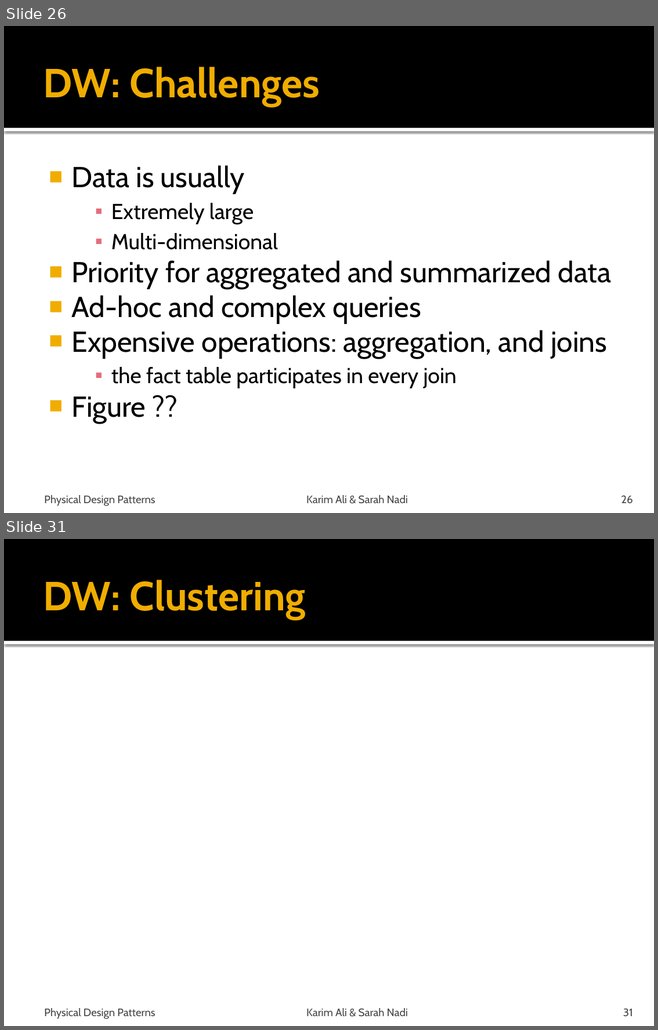
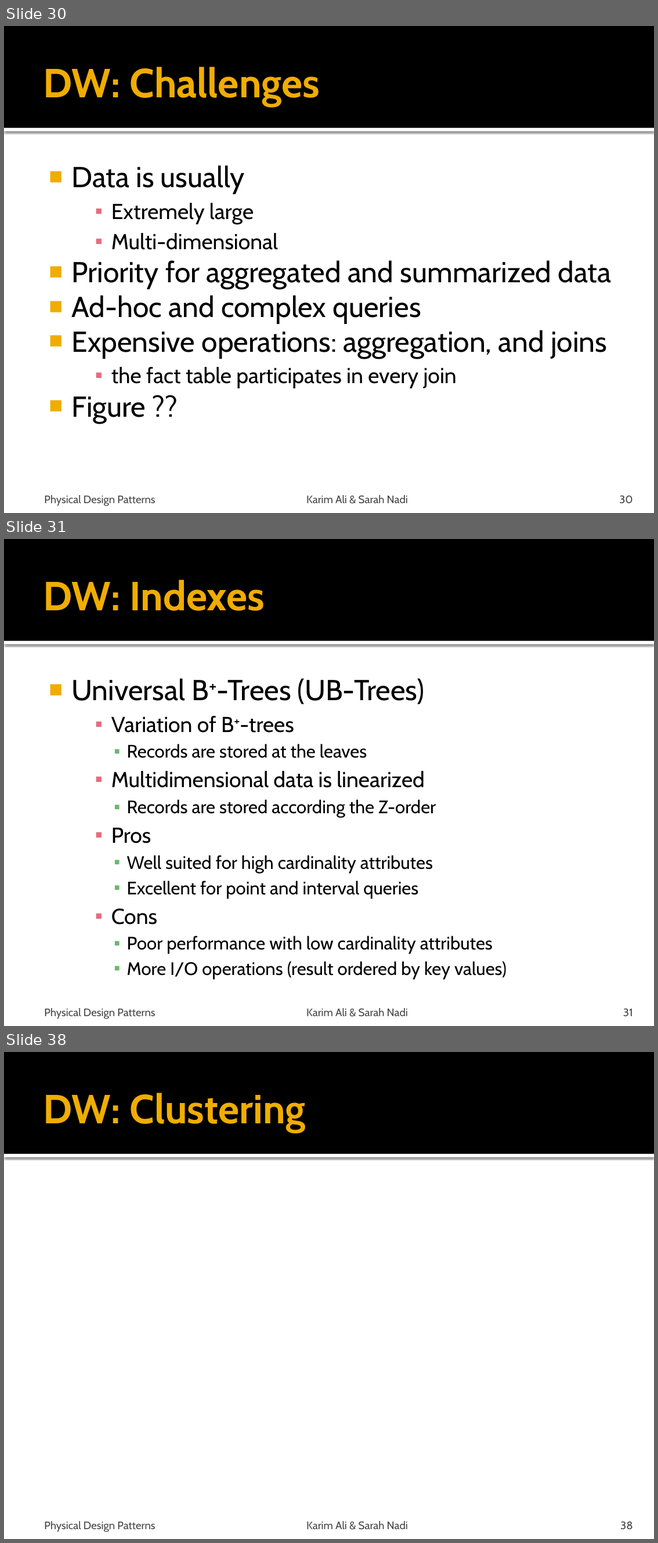
Before and after one commit to snadi/cs848-db, a slide deck: cs848-db/PhysDesignPres.pptx. Shown one above the other, each under a label of ours: slides 26 and 31 before the commit, slides 30, 31 and 38 after it; the slides between them are not shown. The pictures are 658x1030 and 658x1543 pixels, drawn with LibreOffice and Linux fonts; fonts in the diff are those of the drawing. Boxes give left, top, right and bottom in pixels: in the first picture for what was removed or moved away, otherwise in the second. Text is boxed around its words. In the diff, an @@ line names an element or a change of style, - is before the commit and + after.

```diff
--- a/cs848-db/PhysDesignPres.pptx
+++ b/cs848-db/PhysDesignPres.pptx
@@ slide 31 added at (4, 539, 654, 1026), background #FFFFFF; not listed: 2 template elements that a slide beside it also shows @@
@@ title added at (43, 580, 264, 611), 45 pt, text #F0AD00, bold @@
+DW: Indexes
@@ text added at (71, 678, 506, 980), 20 pt, text #000000 @@
+■ Universal B+-Trees (UB-Trees)
+    ▪ Variation of B+-trees
+      ▪ Records are stored at the leaves
+    ▪ Multidimensional data is linearized
+      ▪ Records are stored according the Z-order
+    ▪ Pros
+      ▪ Well suited for high cardinality attributes
+      ▪ Excellent for point and interval queries
+    ▪ Cons
+      ▪ Poor performance with low cardinality attributes
+      ▪ More I/O operations (result ordered by key values)
@@ text added at (44, 1008, 155, 1019), 12 pt, text #454545 @@
+Physical Design Patterns
@@ text added at (306, 1008, 408, 1017), 12 pt, text #454545 @@
+Karim Ali & Sarah Nadi
@@ page number added at (623, 1008, 633, 1016), 12 pt, text #454545 @@
+31
@@ what was slide 26 is now slide 30 @@
@@ page number at (619, 495, 633, 504): text changed @@
-26
+30
@@ what was slide 31 is now slide 38 @@
@@ page number at (620, 1521, 633, 1530): text changed @@
-31
+38
```
Also in this commit, not shown: 4 slides changed, 6 other slides added.
